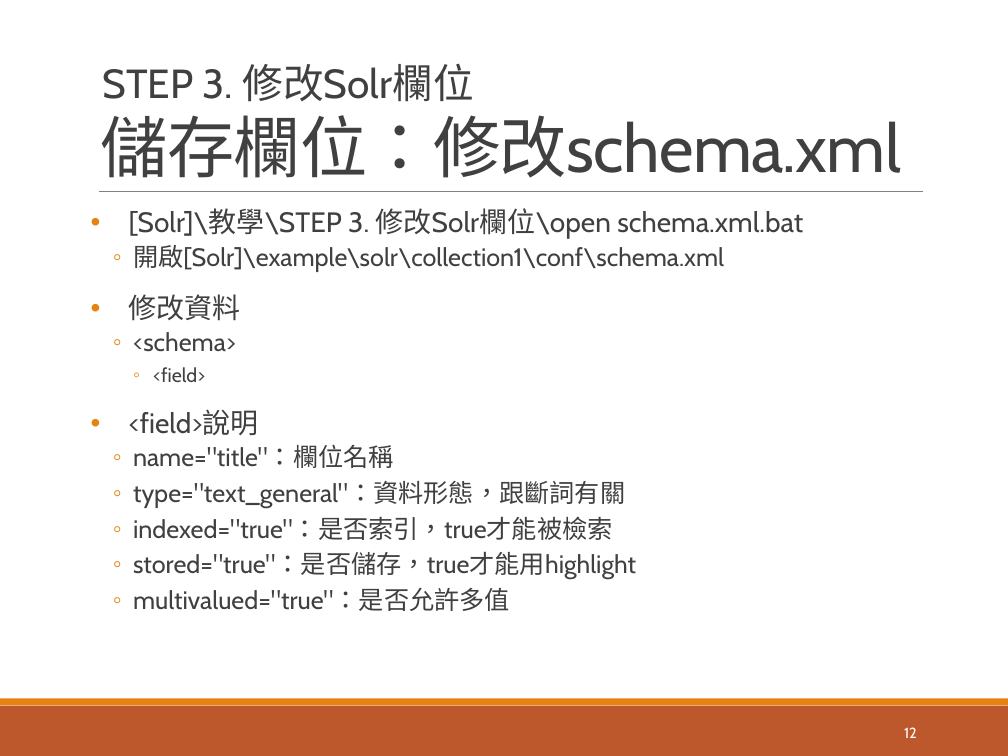
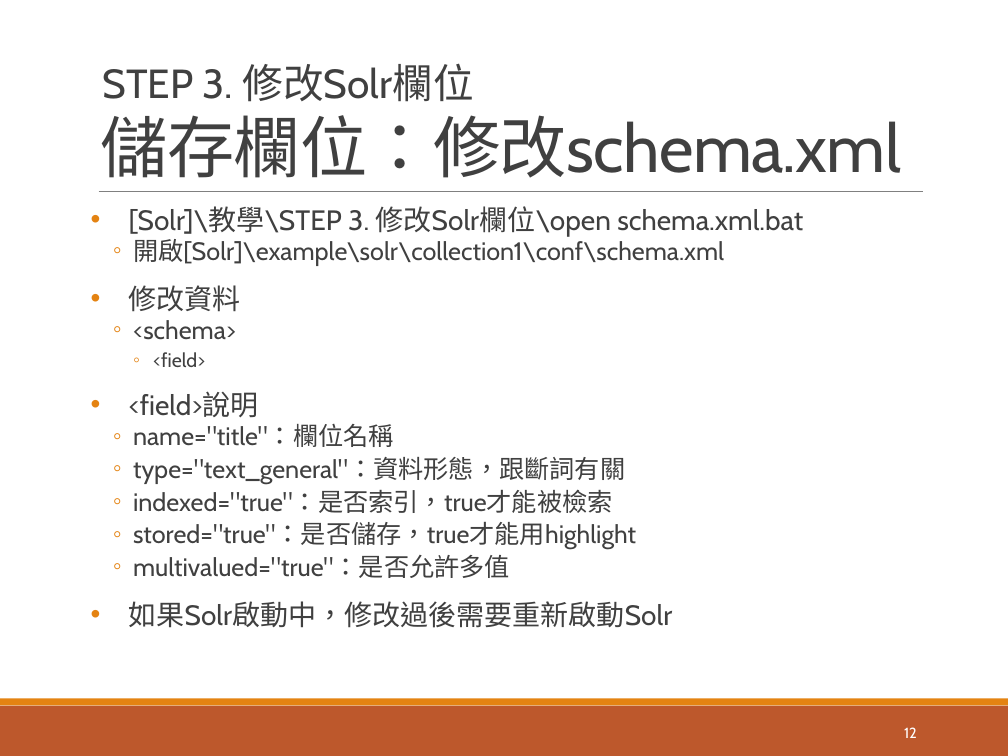
Before and after one commit to pulipulichen/ir-practice-solr, a slide deck: slide 12 of Apache Solr教學介紹.pptx. Drawn at 1008x756 pixels with LibreOffice and Linux fonts; fonts in the diff are those of the drawing. Boxes give left, top, right and bottom in pixels: in the first picture for what was removed or moved away, otherwise in the second. Text is boxed around its words. In the diff, an @@ line names an element or a change of style, - is before the commit and + after.

Commit message:
1216 大幅度修改版面細節

```diff
--- a/Apache Solr教學介紹.pptx
+++ b/Apache Solr教學介紹.pptx
@@ text at [129, 206, 803, 578]: line spacing 0.9 to 0.8 @@
@@ text at [129, 601, 673, 628]: paragraph added @@
+• 如果Solr啟動中，修改過後需要重新啟動Solr
```
Also in this commit, not shown: 5 other slides changed, 7 slides added, 19 other files.
